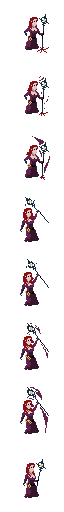
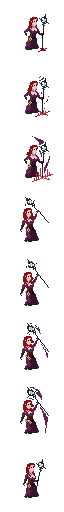
Layer changes from the first 64px x 512px image to the second:
painted on "Sprite 1" over [32, 47, 53, 409]
